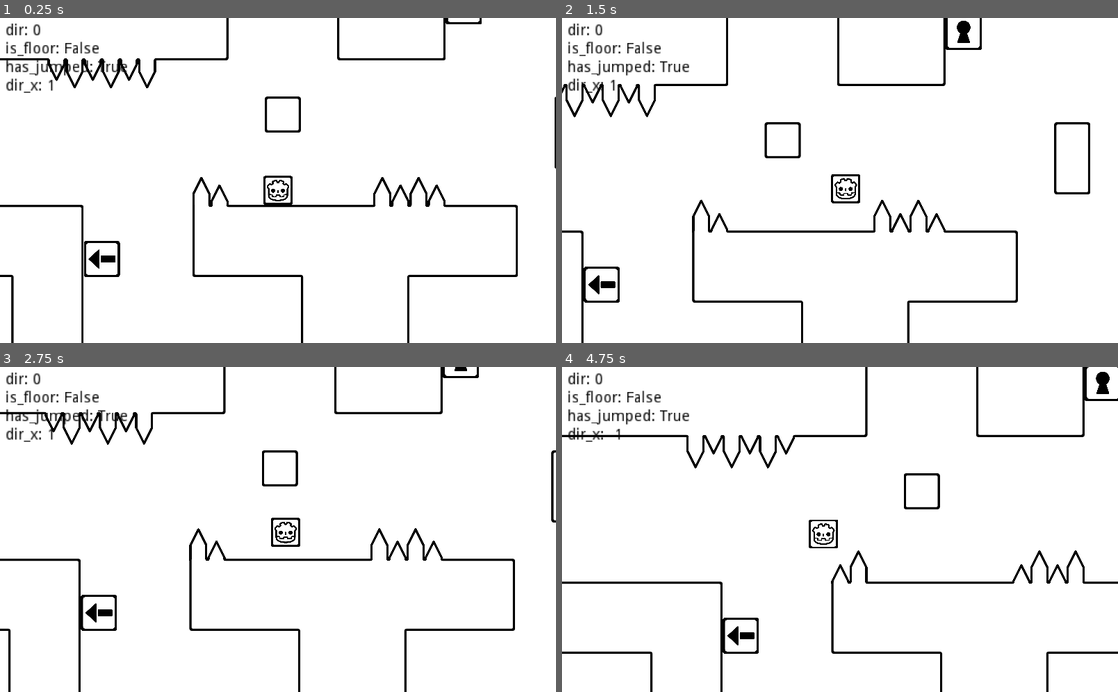
Above: before the commit, frames 1-4 (two rows, left to right).
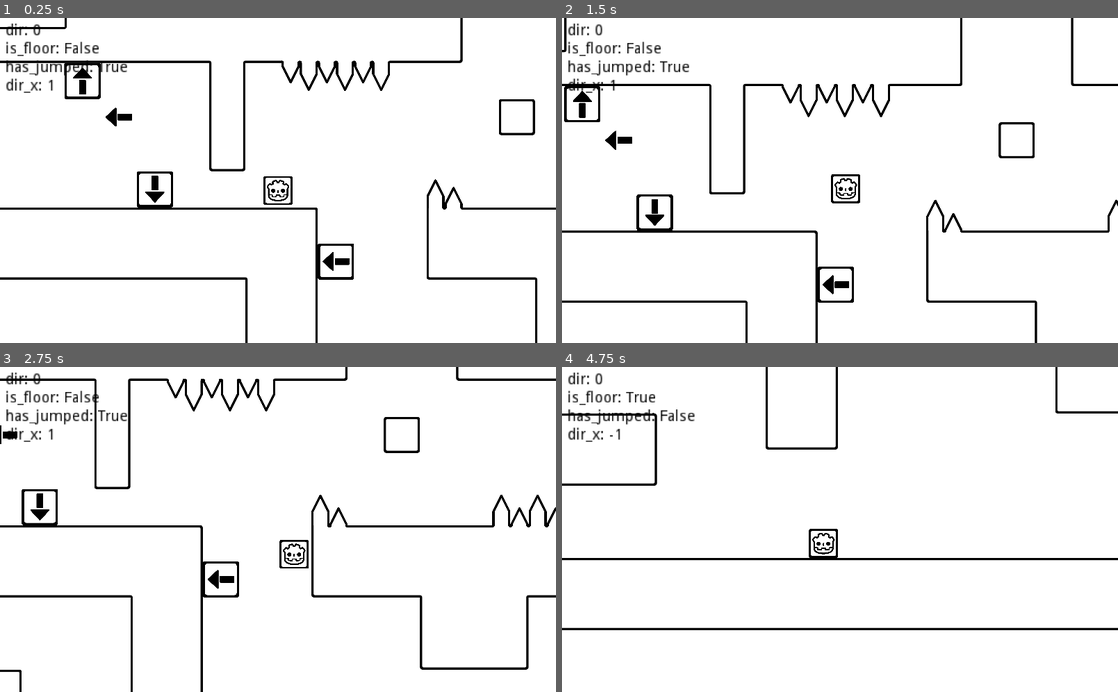
Above: after the commit, the same moments.

Repository: HarmonyHoney/ROTA
Game: Godot game, scene res://src/map/0.tscn
The game is run twice, just before and just after one commit, with the same random seed, the same clock (stepped at 60 frames per second) and the same inputs.
Inputs:
- Up to frame 1 (0.25 s): no input
- Up to frame 2 (1.5 s): tap Enter at 0.5 s; hold Right (right) 0.53-1.28 s; tap C (action) at 0.6 s; tap X (jump) at 0.77, 0.8, 1.07, 1.35 s; hold Down (down) from 1.28 s (still down)
- Up to frame 3 (2.75 s): tap X (jump) at 1.52, 1.82, 2.3 s; tap C (action) at 1.55, 2.1 s; release Down (down) at 2.03 s; hold Right (right) from 2.03 s (still down)
- Up to frame 4 (4.75 s): release Right (right) at 2.78 s; hold Up (up) 2.78-3.53 s; tap Q at 2.85 s; tap X (jump) at 3.02, 3.32, 3.77, 3.8, 4.07, 4.52 s; tap C (action) at 3.05, 4.35 s; hold Left (left) from 3.53 s (still down); tap E at 3.6 s

The runs differ from the first frame. In frame 1, 7.4% of the frame differs, in the area x 0-100%, y 0-100%; in frame 2, 6.2%; in frame 3, 7.9%; in frame 4, 6.6%.

Commit message:
arrow on box will lerp angle when hit! also player dir can now be set in editor! lerp_angle() will work when an angle wraps around 360! (: this function helped clean things up!

Diff:
--- a/src/actor/Arrow.tscn
+++ b/src/actor/Arrow.tscn
@@ -12,7 +12,7 @@
 script = ExtResource( 2 )
 
 [node name="Sprite" type="Sprite" parent="."]
-scale = Vector2( 0.333, 0.333 )
+scale = Vector2( 0.25, 0.25 )
 texture = ExtResource( 1 )
 
 [node name="Area2D" type="Area2D" parent="."]
--- a/src/actor/Box.gd
+++ b/src/actor/Box.gd
@@ -2,38 +2,45 @@
 extends KinematicBody2D
 class_name Box
 
-export var dir := 0 setget set_dir
-
 onready var collision_shape : CollisionShape2D = $CollisionShape2D
 onready var standing_area : Area2D = $StandingArea
 onready var sprite : Sprite = $Sprite
+onready var arrow : Sprite = $Sprite/Arrow
 onready var collision_sprite : CollisionShape2D = $Area2D/CollisionSprite
 onready var audio_push : AudioStreamPlayer2D = $AudioPush
 
+export var dir := 0 setget set_dir
+
+var tile := 100.0
 var is_floor := false
-
 var move_clock := 0.0
 export var move_time := 0.4
 onready var last_pos := position
-var next_move := Vector2.ZERO
+var move_weight := 5.0
 
-var can_move := true
+var arrow_weight := 6.0
+var arrow_angle := 0.0
 
-var tile := 100.0
+func _ready():
+	set_dir()
+	arrow.rotation_degrees = arrow_angle
 
 func rot(arg : Vector2, backwards := false):
 	return arg.rotated(deg2rad((-dir if backwards else dir) * 90))
 
-func set_dir(arg):
+func set_dir(arg := dir):
 	dir = 3 if arg < 0 else (arg % 4)
-	if !sprite: sprite = $Sprite
-	sprite.rotation_degrees = dir * 90
+	arrow_angle = dir * 90
+	if Engine.editor_hint:
+		if !arrow: arrow = $Sprite/Arrow
+		arrow.rotation_degrees = dir * 90
 
 func spinner(right := false):
 	set_dir(dir + (1 if right else 3))
 
 func arrow(arg):
-	set_dir(arg)
+	if arg != dir:
+		set_dir(arg)
 
 func portal(pos):
 	position = pos
@@ -91,6 +98,9 @@
 			move(Vector2(0, 1))
 
 	# lerp sprite
-	sprite.position = sprite.position.linear_interpolate(Vector2.ZERO, delta * 5.0)
+	sprite.position = sprite.position.linear_interpolate(Vector2.ZERO, delta * move_weight)
 	# update collision_sprite
 	collision_sprite.position = sprite.position
+
+	# lerp arrow
+	arrow.rotation = lerp_angle(arrow.rotation, deg2rad(arrow_angle), delta * arrow_weight)
--- a/src/actor/Box.tscn
+++ b/src/actor/Box.tscn
@@ -1,8 +1,9 @@
-[gd_scene load_steps=8 format=2]
+[gd_scene load_steps=9 format=2]
 
-[ext_resource path="res://media/image/box.png" type="Texture" id=1]
+[ext_resource path="res://media/image/rect.png" type="Texture" id=1]
 [ext_resource path="res://src/actor/Box.gd" type="Script" id=2]
 [ext_resource path="res://media/audio/sfx/crate_move.wav" type="AudioStream" id=3]
+[ext_resource path="res://media/image/arrow.png" type="Texture" id=4]
 
 [sub_resource type="RectangleShape2D" id=1]
 extents = Vector2( 50, 50 )
@@ -25,8 +26,11 @@
 script = ExtResource( 2 )
 
 [node name="Sprite" type="Sprite" parent="."]
-scale = Vector2( 0.333, 0.333 )
+scale = Vector2( 0.25, 0.25 )
 texture = ExtResource( 1 )
+
+[node name="Arrow" type="Sprite" parent="Sprite"]
+texture = ExtResource( 4 )
 
 [node name="CollisionShape2D" type="CollisionShape2D" parent="."]
 shape = SubResource( 1 )
--- a/src/actor/Player.gd
+++ b/src/actor/Player.gd
@@ -1,3 +1,4 @@
+tool
 extends KinematicBody2D
 class_name Player
 
@@ -8,17 +9,16 @@
 onready var audio_slap : AudioStreamPlayer2D = $AudioSlap
 onready var audio_punch : AudioStreamPlayer2D = $AudioPunch
 
+export var dir := 0 setget set_dir
+
 var velocity := Vector2.ZERO
 var move_velocity := Vector2.ZERO
 
 var walk_speed = 250
 var gravity = 600
 var jump_speed = 400
-
 var jump_clock := 0.0
 var jump_time := 0.5
-
-export var dir := 0
 
 var is_floor := false
 var has_jumped := true
@@ -38,20 +38,27 @@
 		camera = i
 		camera.position = position
 		camera.reset_smoothing()
-
 		camera.connect("set_rotation", self, "set_rotation")
+		set_dir()
+		camera.rotation_degrees = camera.target_angle
 		break
 
 func rot(arg : Vector2, backwards := false):
 	return arg.rotated(deg2rad((-dir if backwards else dir) * 90))
 
-func spin(right := false, repeat := 0):
-	for i in clamp(repeat, 0, 3) + 1:
-		dir += 1 if right else 3
-		camera.target_angle += 90 if right else -90
-	dir %= 4
-	#sprite.rotation_degrees = dir * 90
+func set_dir(arg := dir):
+	dir = 3 if arg < 0 else (arg % 4)
+
+	if Engine.editor_hint:
+		if !face: face = $Sprite/Face
+		face.rotation_degrees = dir * 90
+	elif camera:
+		camera.target_angle = dir * 90
+
 	update_areas()
+
+func spin(right := false):
+	set_dir(dir + (1 if right else 3))
 
 func set_rotation(degrees):
 	face.rotation_degrees = degrees
@@ -68,11 +75,9 @@
 	hit_effector(pos)
 
 func arrow(arg, pos):
-	if dir == arg: return
-	elif (dir + 1) % 4 == arg: spin(true)
-	elif (dir + 3) % 4 == arg: spin(false)
-	elif (dir + 2) % 4 == arg: spin(randf() > 0.5, 1)
-	hit_effector(pos)
+	if dir != arg:
+		set_dir(arg)
+		hit_effector(pos)
 
 func portal(pos):
 	velocity = Vector2.ZERO
@@ -83,10 +88,12 @@
 	position = pos
 
 func update_areas():
-	hit_area.position = rot(Vector2(50 * dir_x, 0))
-	hit_area.rotation_degrees = dir * 90
-	push_area.position = rot(Vector2(40 * dir_x, 0))
-	push_area.rotation_degrees = dir * 90
+	if hit_area:
+		hit_area.position = rot(Vector2(50 * dir_x, 0))
+		hit_area.rotation_degrees = dir * 90
+	if push_area:
+		push_area.position = rot(Vector2(40 * dir_x, 0))
+		push_area.rotation_degrees = dir * 90
 
 func _input(event):
 	if event.is_action_pressed("reset"):
--- a/src/map/0.tscn
+++ b/src/map/0.tscn
@@ -19,12 +19,12 @@
 ] instance=ExtResource( 1 )]
 
 [node name="SolidTileMap" parent="." instance=ExtResource( 2 )]
-tile_data = PoolIntArray( -524275, 0, 0, -524274, 0, 0, -524 …(3006 unchanged characters)… , 0, 0, 458745, 0, 0, 458746, 0, 0, 393238, 0, 0, 393239, 0, 0, 524281, 0, 0, 524282, 0, 0, 458763, 0, 0, 458771, 0, 0, 458774, 0, 0, 458775, 0, 0, 589817, 0, 0, 589818, 0, 0, 524307, 0, 0, 524310, 0, 0, 524311, 0, 0, 655353, 0, 0, 655354, 0, 0, 589846, 0, 0, 589847, 0, 0, 720889, 0, 0, 720890, 0, 0, 720895, 0, 0, 655360, 0, 0, 655361, 0, 0, 655362, 0, 0, 655363, 0, 0, 655364, 0, 0, 655365, 0, 0, 655369, 0, 0, 655370, 0, 0, 655371, 0, 0, 655372, 0, 0, 655373, 0, 0, 655374, 0, 0, 655375, 0, 0, 655376, 0, 0, 655377, 0, 0, 655382, 0, 0, 655383, 0, 0, 786425, 0, 0, 786426, 0, 0, 786431, 0, 0, 720896, 0, 0, 7208 …(1806 unchanged characters)…
+tile_data = PoolIntArray( -524275, 0, 0, -524274, 0, 0, -524 …(3006 unchanged characters)… , 0, 0, 458745, 0, 0, 458746, 0, 0, 393219, 0, 0, 393238, 0, 0, 393239, 0, 0, 524281, 0, 0, 524282, 0, 0, 458755, 0, 0, 458763, 0, 0, 458771, 0, 0, 458774, 0, 0, 458775, 0, 0, 589817, 0, 0, 589818, 0, 0, 524291, 0, 0, 524307, 0, 0, 524310, 0, 0, 524311, 0, 0, 655353, 0, 0, 655354, 0, 0, 589846, 0, 0, 589847, 0, 0, 720889, 0, 0, 720890, 0, 0, 720891, 0, 0, 720892, 0, 0, 720893, 0, 0, 720894, 0, 0, 720895, 0, 0, 655360, 0, 0, 655361, 0, 0, 655362, 0, 0, 655363, 0, 0, 655364, 0, 0, 655365, 0, 0, 655369, 0, 0, 655370, 0, 0, 655371, 0, 0, 655372, 0, 0, 655373, 0, 0, 655374, 0, 0, 655375, 0, 0, 655376, 0, 0, 655377, 0, 0, 655382, 0, 0, 655383, 0, 0, 786425, 0, 0, 786426, 0, 0, 786427, 0, 0, 786428, 0, 0, 786429, 0, 0, 786430, 0, 0, 786431, 0, 0, 720896, 0, 0, 7208 …(1806 unchanged characters)…
 
 [node name="Actors" type="Node2D" parent="."]
 
 [node name="Player" parent="Actors" instance=ExtResource( 3 )]
-position = Vector2( 1136.64, 916.922 )
+position = Vector2( 490, 910 )
 
 [node name="Box" parent="Actors" instance=ExtResource( 4 )]
 position = Vector2( 450, 150 )
@@ -43,6 +43,17 @@
 
 [node name="Box5" parent="Actors" instance=ExtResource( 4 )]
 position = Vector2( 650, 1150 )
+dir = 1
+
+[node name="Box6" parent="Actors" instance=ExtResource( 4 )]
+position = Vector2( 150, 950 )
+
+[node name="Box7" parent="Actors" instance=ExtResource( 4 )]
+position = Vector2( -50, 650 )
+dir = 2
+
+[node name="Box8" parent="Actors" instance=ExtResource( 4 )]
+position = Vector2( -450, 750 )
 dir = 1
 
 [node name="Exit" parent="Actors" instance=ExtResource( 7 )]
@@ -83,6 +94,11 @@
 rotation = 1.5708
 dir = 1
 
+[node name="Arrow2" parent="Actors" instance=ExtResource( 10 )]
+position = Vector2( 50, 750 )
+rotation = 1.5708
+dir = 1
+
 [node name="Portal" parent="Actors" instance=ExtResource( 11 )]
 position = Vector2( 850, 150 )
 connection_path = NodePath("../Portal2")
Binary file changed: media/image/arrow.png
Binary file changed: media/image/box.png
